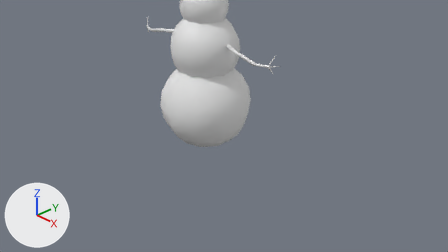
The Blender file Assets/Meshes/snowman.blend as it was, and as the next commit left it.
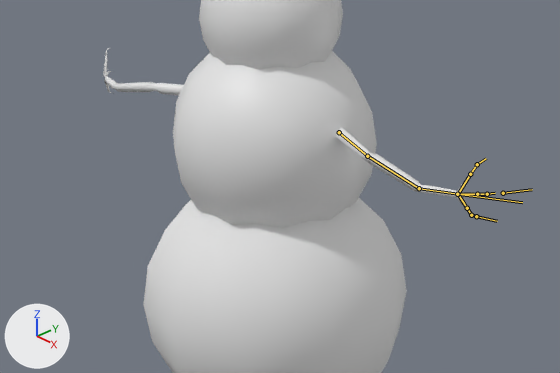
Old and new are each drawn from the file's camera 'Camera' and again close up on the part from 25% to 68% of the width and 0% to 51% of the height. The axes (+X, +Y, +Z) are drawn at lower left. The lights are the same throughout. Both versions are drawn at the pose saved in each file; the numbers are the values there. The bones that bend it are drawn over the model as lines in the close-ups.

Names of what the first close-up shows: 'Arms', 'Base', 'Head', 'Mid'.
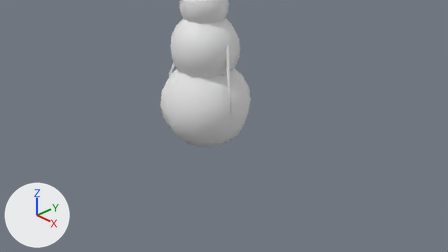
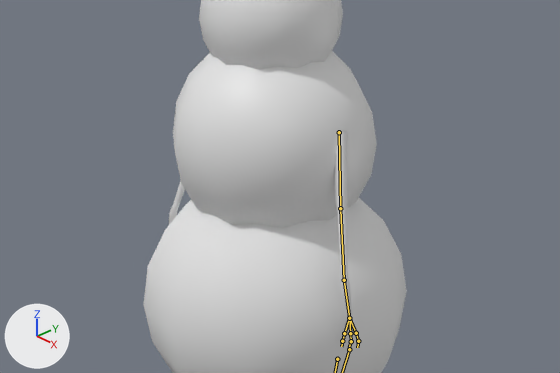
The change, as a list of edits to the scene's bpy script:
```text
Change bone_wrist_ik:
    where bone_wrist_ik = bpy.data.objects['ArmSkeleton'].pose.bones['Wrist.IK']
    bone_wrist_ik.location: (0.054, -0.124, 0.183) -> (-2.805, -1.67, 0.493)
    bone_wrist_ik.rotation_quaternion: (0.987, 0.157, 0.008, -0.041) -> (0.781, 0.179, -0.059, 0.595)  # degrees (18, 2, -5) -> degrees (13, -18, 73)
Change bone_lowerfingertip_ik:
    where bone_lowerfingertip_ik = bpy.data.objects['ArmSkeleton'].pose.bones['LowerFingerTip.ik']  # child of 'Wrist.IK'
    bone_lowerfingertip_ik.location: (0.252, -0.052, 0.096) -> (0.517, -0.323, -0.222)
    bone_lowerfingertip_ik.rotation_quaternion: (0.831, -0.145, 0.069, 0.532) -> (0.866, 0.097, 0.398, 0.286)  # degrees (-10, 16, 64) -> degrees (31, 39, 48)
Change bone_upperfingertip_ik:
    where bone_upperfingertip_ik = bpy.data.objects['ArmSkeleton'].pose.bones['UpperFingerTip.ik']  # child of 'Wrist.IK'
    bone_upperfingertip_ik.location: (-0.211, 0.005, 0.034) -> (-0.115, -0.911, -0.178)
    bone_upperfingertip_ik.rotation_quaternion: (0.591, -0.346, -0.603, -0.41) -> (0.297, 0.023, -0.605, -0.738)  # degrees (-111, -95, 46) -> degrees (74, -19, -150)
Change bone_middlefingertip_ik:
    where bone_middlefingertip_ik = bpy.data.objects['ArmSkeleton'].pose.bones['MiddleFingerTip.ik']  # child of 'Wrist.IK'
    bone_middlefingertip_ik.location: (0.017, 0.005, -0.178) -> (-0.142, -0.809, -0.285)
    bone_middlefingertip_ik.rotation_quaternion: (0.857, 0.504, 0.013, 0.103) -> (0.956, 0.038, 0.017, 0.291)  # degrees (60, -5, 11) -> degrees (5, 1, 34)
```

Pixel boxes [x1, y1, x2, y2] of what changed, in the close-ups (560 x 373 px):
'Arms', posed: before [103, 48, 494, 216]; after [168, 131, 360, 348]
